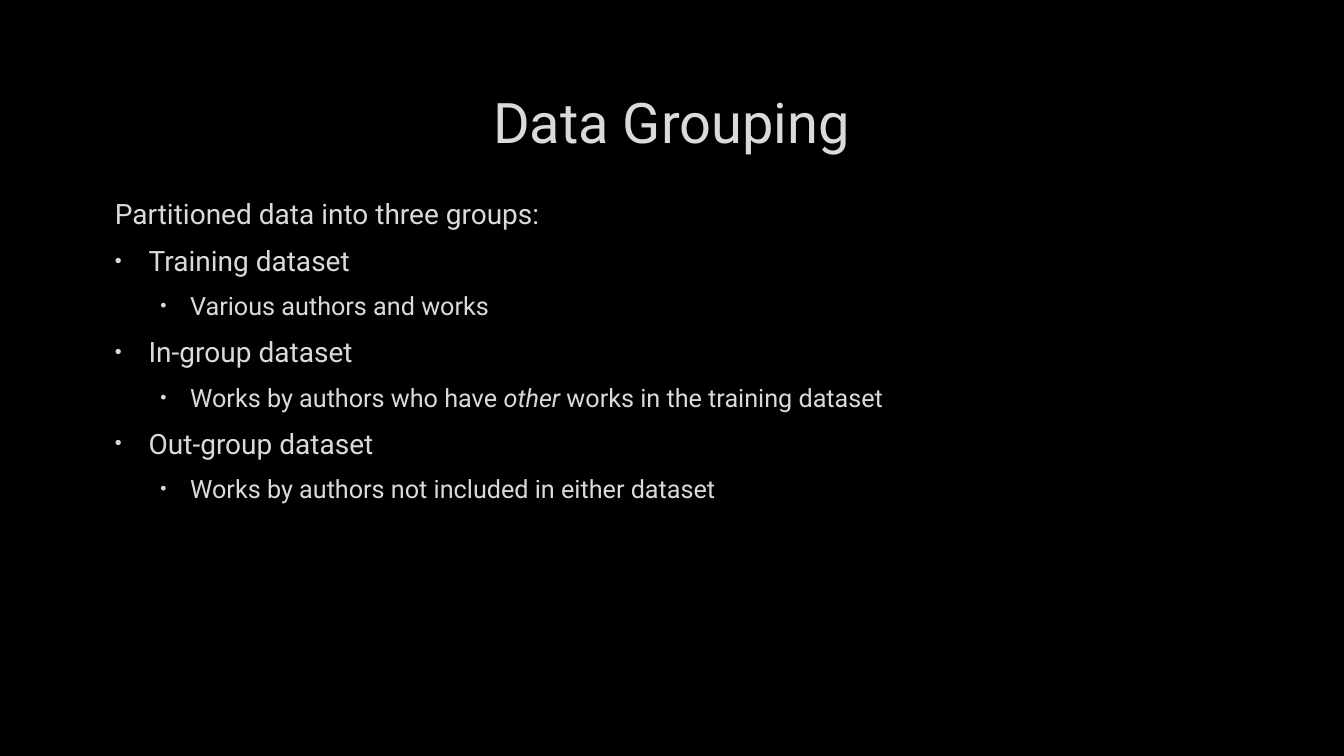
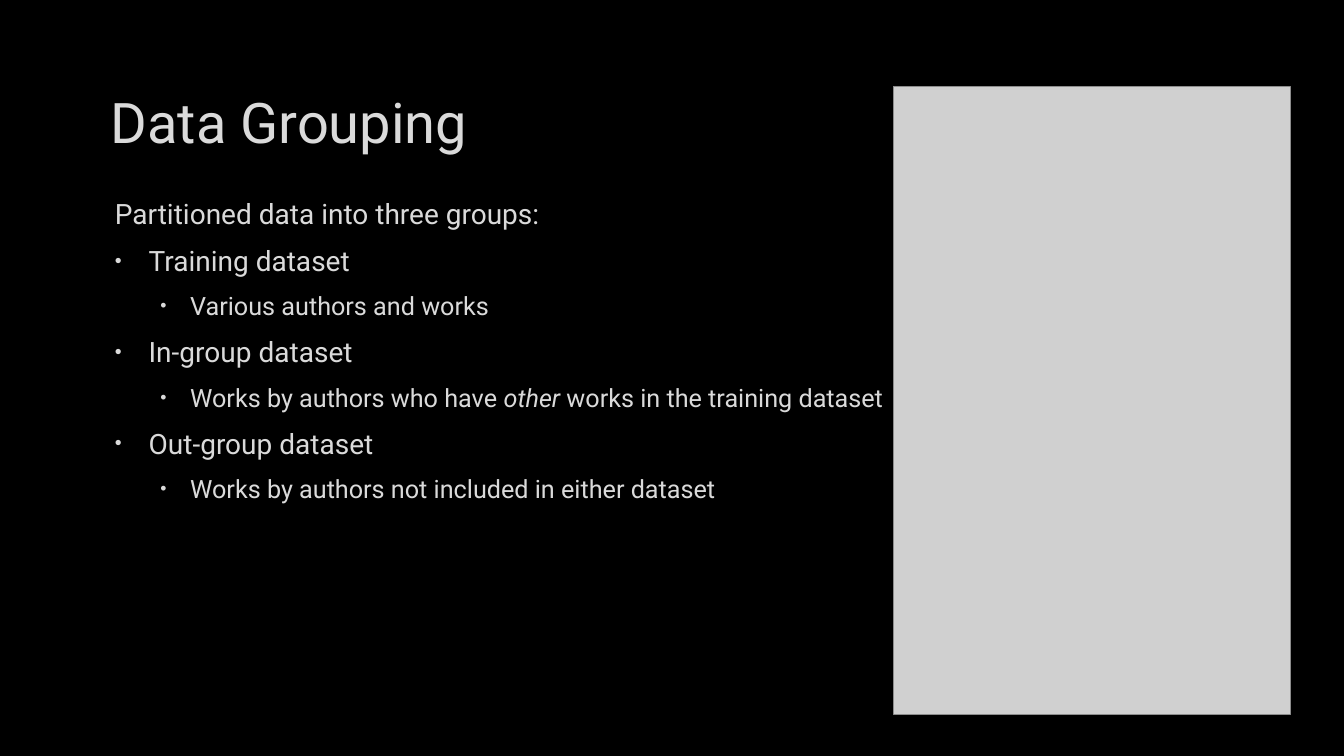
Before and after one commit to BradySheehan/Authorship_Verification, a slide deck: slide 6 of ai_project_presentation.pptx. Drawn at 1344x756 pixels with LibreOffice and Linux fonts; fonts in the diff are those of the drawing; grey boxes stand for pictures; background and template pictures are left out. Boxes give left, top, right and bottom in pixels: in the first picture for what was removed or moved away, otherwise in the second. Text is boxed around its words. In the diff, an @@ line names an element or a change of style, - is before the commit and + after.

```diff
--- a/ai_project_presentation.pptx
+++ b/ai_project_presentation.pptx
@@ title "Data Grouping" at [111, 102, 468, 155]: alignment centre to left @@
@@ picture added at [894, 87, 1291, 716] @@
```
Also in this commit, not shown: 2 other slides changed, 1 other file.
